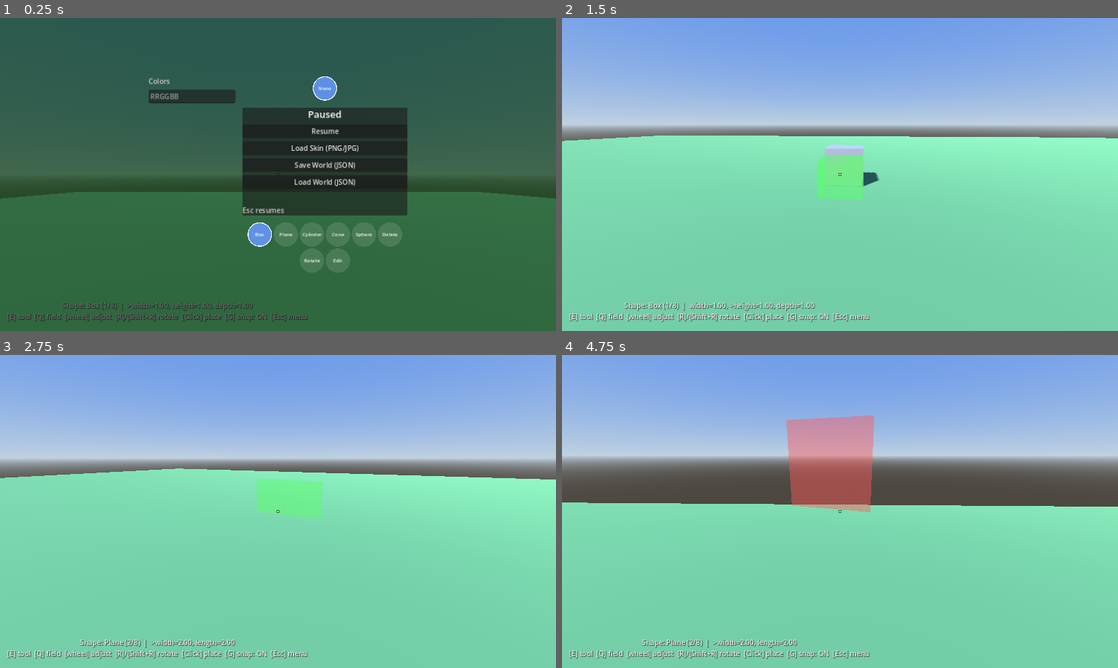
Above: before the commit, frames 1-4 (two rows, left to right).
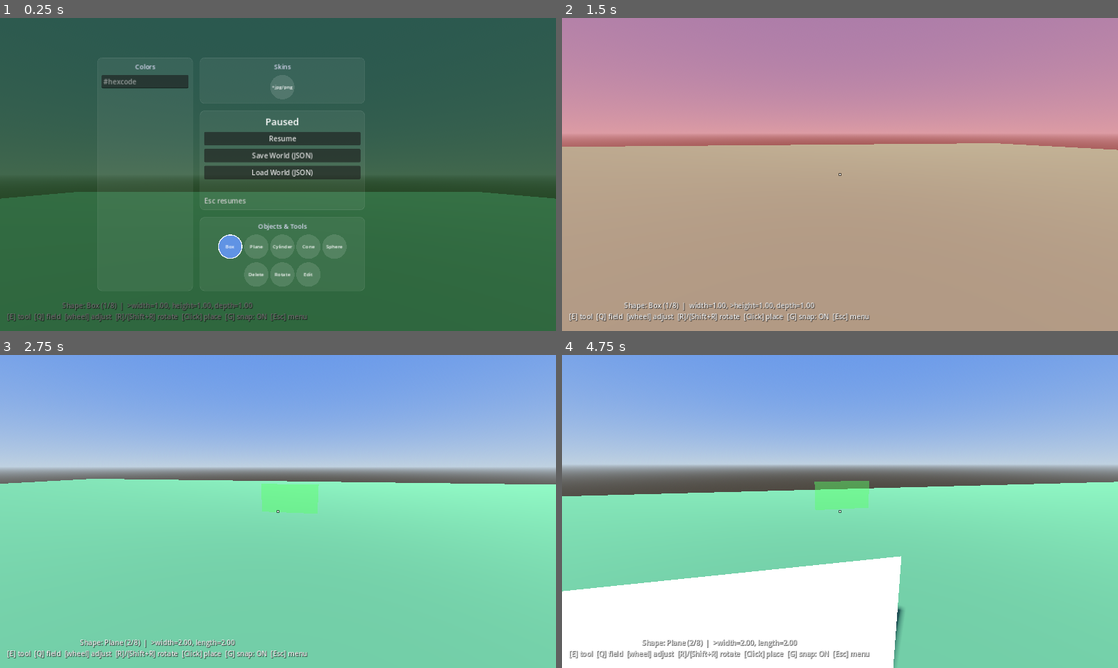
Above: after the commit, the same moments.

Repository: zenontherocks/worldmaker
Game: Godot game, scene res://scenes/Main.tscn
Same seed, same stepped clock (60 frames per second), same inputs: the game is played once before the commit and once after it.
Inputs (mouse positions are in pixels of both pictures, inside the frame that each line leads up to):
- Up to frame 1 (0.25 s): no input
- Up to frame 2 (1.5 s): click "Resume" at 0.5 s; move the mouse to (867, 174) at 1.27 s; hold W (move_forward) from 1.28 s (still down); hold Q (build_cycle_dimension) from 1.28 s (still down); click (867, 174) at 1.42 s
- Up to frame 3 (2.75 s): keep holding W (move_forward); tap Space (jump) at 1.52, 2.27 s; move the mouse to (250, 511) at 2.02 s; release Q (build_cycle_dimension) at 2.03 s; tap E (build_cycle_shape) at 2.1 s; click (250, 511) at 2.17 s
- Up to frame 4 (4.75 s): keep holding W (move_forward); move the mouse to (851, 505) at 2.77 s; hold Mouse wheel down (build_dimension_decrease) 2.78-3.53 s; click (851, 505) at 2.92 s; move the mouse to (834, 517) at 3.52 s; tap Mouse wheel up (build_dimension_increase) at 3.6 s; click (834, 517) at 3.67 s; tap Space (jump) at 3.77, 4.52 s; move the mouse to (878, 514) at 4.27 s; press the mouse at (878, 514) at 4.28 s

The runs differ from the first frame. In frame 1, 13% of the frame differs, in the area x 17-74%, y 12-88%; in frame 2, 99%, in the area x 0-100%, y 0-100%; in frame 3, 7.4%; in frame 4, 32%.

Commit message:
Redo pause menu as a symmetrical cross layout with labeled cards
The three areas (Skins row, central panel, one combined Tools row) had
no labels and no visual relationship to each other, and the Colors
column on the left had nothing balancing it. Restructured into a
deliberate cross: center (Resume/Save World/Load World), Skins above,
Objects & Tools below (split into two rows -- shapes, then Delete/
Rotate/Edit, previously one mixed row), Colors to the left, and an
empty spacer to the right reserved for later. Every section is wrapped
in a PanelContainer sharing one StyleBoxFlat (built once, not per
section) and one label style, so it reads as one uniform layout --
pure code, no image/font assets, so this costs nothing in download
size.

The Skins row's first circle ("None", cleared to unskinned) is now
"+jpg/png" and triggers the same import flow the standalone "Load
Skin" button used to -- that button is removed from the center panel
as redundant. There's no dedicated "clear to unskinned" affordance
left; picking a Color already overrides any texture skin, which covers
the practical case. The hex input's placeholder changed from "RRGGBB"
to "#hexcode".

Diff:
--- a/scripts/ui/PauseMenuUI.gd
+++ b/scripts/ui/PauseMenuUI.gd
@@ -10,15 +10,26 @@
 ## set_build_controller() since that one isn't global (it lives under the
 ## player's camera).
 ##
-## The central panel only holds Resume plus the three file actions -- Tools
-## and Skins are picked via two rows of CircleButtons stacked directly
-## below/above that panel (in the same centered column), and solid colors
-## via a Colors column to its left (hex input + a row of swatches for
-## colors already used). None of this can live on the always-on BuildHUD:
-## the mouse is pointer-locked (invisible, driving camera look) during live
+## Laid out as a symmetrical cross: the central panel (Resume + the two
+## remaining file actions) in the middle, a Skins card above it, an
+## Objects & Tools card below it (two separate rows -- shapes, then
+## Delete/Rotate/Edit), a Colors card to its left, and an empty spacer to
+## its right (matching the Colors card's width) reserved for something
+## later. Every card shares one StyleBoxFlat (_card_style) and every
+## section heading shares one label style (_make_section_label()) so the
+## whole thing reads as one uniform layout instead of loose floating rows
+## -- all built from code (no image/font assets), so this stays free in
+## download size. None of it can live on the always-on BuildHUD: the mouse
+## is pointer-locked (invisible, driving camera look) during live
 ## gameplay and only becomes a visible, clickable cursor once _open() below
 ## switches to MOUSE_MODE_VISIBLE, so anything clickable has to be part of
 ## this paused overlay.
+##
+## The Skins card's first circle ("+jpg/png") triggers the same import
+## flow the center panel's file actions use -- there's deliberately no
+## separate "Load Skin" button anymore, and no dedicated "clear to
+## unskinned" circle either (picking a Color already overrides any texture
+## skin, which covers the practical case).
 ##
 ## A solid color is not a separate concept from a texture skin -- it fills
 ## the exact same active_skin_key slot on BuildModeController (as its own
@@ -41,7 +52,14 @@
 var _content: PanelContainer
 var _build_controller: BuildModeController = null
 
-var _tools_row: HFlowContainer
+## Shared by every card (Skins/Objects & Tools/Colors/the central panel)
+## so they read as one uniform layout -- built once in _ready(), not per
+## card, since a StyleBoxFlat is just rendering parameters and Godot
+## allows the same Resource to back multiple theme overrides safely.
+var _card_style: StyleBoxFlat
+
+var _objects_row: HFlowContainer  ## the five shapes
+var _tools_row: HFlowContainer  ## Delete/Rotate/Edit only
 var _tool_buttons: Array = []  ## [{"circle": CircleButton, "slot_index": int}]
 
 var _skins_row: HFlowContainer
@@ -75,6 +93,8 @@
 	process_mode = Node.PROCESS_MODE_ALWAYS
 	layer = 10
 	visible = false
+
+	_card_style = _make_card_style()
 
 	var backdrop := ColorRect.new()
 	backdrop.color = Color(0, 0, 0, 0.55)
@@ -93,31 +113,38 @@
 	centering.mouse_filter = Control.MOUSE_FILTER_IGNORE
 	backdrop.add_child(centering)
 
-	# CenterContainer only centers a single child, so everything else lives
-	# inside this HBoxContainer: the Colors column on the left, and the
-	# existing Skins/panel/Tools column on the right.
+	# CenterContainer only centers a single child, so the whole cross
+	# layout lives inside this HBoxContainer: Colors card (left), the
+	# Skins/panel/Objects&Tools column (center), an empty spacer (right,
+	# same width as the Colors card) reserved for something later.
 	var outer_hbox := HBoxContainer.new()
 	outer_hbox.add_theme_constant_override("separation", 16)
 	centering.add_child(outer_hbox)
 
 	outer_hbox.add_child(_make_colors_column())
 
-	# Skins row, the panel, and Tools row stack as one column -- this also
-	# solves the flow rows' wrapping: a FlowContainer only wraps into
-	# multiple lines when its parent actually assigns it a width to wrap
-	# within, and VBoxContainer (unlike CenterContainer) stretches children
-	# to its own width by default -- so each row ends up exactly as wide as
-	# the panel and wraps into "a row or two" as more circles get added,
-	# instead of every circle stacking into its own single-item line.
+	# Skins card, the central panel, and the Objects & Tools card stack as
+	# one column -- this also solves the flow rows' wrapping: a
+	# FlowContainer only wraps into multiple lines when its parent
+	# actually assigns it a width to wrap within, and VBoxContainer
+	# (unlike CenterContainer) stretches children to its own width by
+	# default -- so each row ends up exactly as wide as the panel and
+	# wraps into "a row or two" as more circles get added, instead of
+	# every circle stacking into its own single-item line.
 	var outer_vbox := VBoxContainer.new()
 	outer_vbox.add_theme_constant_override("separation", 16)
 	outer_hbox.add_child(outer_vbox)
 
+	var skins_section := VBoxContainer.new()
+	skins_section.add_theme_constant_override("separation", 8)
+	skins_section.add_child(_make_section_label("Skins"))
 	_skins_row = _make_circle_row()
-	outer_vbox.add_child(_skins_row)
+	skins_section.add_child(_skins_row)
+	outer_vbox.add_child(_make_section_card(skins_section))
 
 	_content = PanelContainer.new()
 	_content.custom_minimum_size = Vector2(380, 0)
+	_content.add_theme_stylebox_override("panel", _card_style)
 	outer_vbox.add_child(_content)
 
 	var vbox := VBoxContainer.new()
@@ -136,12 +163,6 @@
 	resume_button.pressed.connect(_close)
 	vbox.add_child(resume_button)
 
-	var import_skin_button := Button.new()
-	import_skin_button.text = "Load Skin (PNG/JPG)"
-	import_skin_button.focus_mode = Control.FOCUS_NONE
-	import_skin_button.pressed.connect(_on_import_skin_pressed)
-	vbox.add_child(import_skin_button)
-
 	var export_button := Button.new()
 	export_button.text = "Save World (JSON)"
 	export_button.focus_mode = Control.FOCUS_NONE
@@ -165,9 +186,23 @@
 	hint.add_theme_color_override("font_color", Color(0.8, 0.8, 0.8))
 	vbox.add_child(hint)
 
+	var objects_tools_section := VBoxContainer.new()
+	objects_tools_section.add_theme_constant_override("separation", 8)
+	objects_tools_section.add_child(_make_section_label("Objects & Tools"))
+	_objects_row = _make_circle_row()
+	objects_tools_section.add_child(_objects_row)
 	_tools_row = _make_circle_row()
-	outer_vbox.add_child(_tools_row)
-	_build_tools_row()
+	objects_tools_section.add_child(_tools_row)
+	outer_vbox.add_child(_make_section_card(objects_tools_section))
+	_build_objects_and_tools()
+
+	# Empty spacer, same width as the Colors card, so the cross layout
+	# stays visually balanced -- nothing lives here yet, reserved for a
+	# future right-side section.
+	var right_spacer := Control.new()
+	right_spacer.custom_minimum_size = Vector2(200, 0)
+	right_spacer.mouse_filter = Control.MOUSE_FILTER_IGNORE
+	outer_hbox.add_child(right_spacer)
 
 	_skin_dialog = _make_file_dialog(
 		FileDialog.FILE_MODE_OPEN_FILE,
@@ -201,8 +236,8 @@
 
 
 ## A wrapping row of CircleButtons, centered on each line it wraps to --
-## used for the Skins row (above the panel), Tools row (below it), and the
-## Colors column's own row of swatches.
+## used for the Skins row, the Objects row, the Tools row, and the Colors
+## card's own row of swatches.
 func _make_circle_row() -> HFlowContainer:
 	var row := HFlowContainer.new()
 	row.alignment = FlowContainer.ALIGNMENT_CENTER
@@ -210,55 +245,88 @@
 	return row
 
 
-## The left-side column: a muted heading, a hex text input, and a wrapping
-## row of solid-color swatches for colors already used. Narrower than the
-## panel (custom_minimum_size below) so it reads as its own column rather
-## than a second full-width row -- still wide enough for a few swatches per
-## line before wrapping, same "give the row a real width" fix the Skins/
-## Tools rows rely on (this VBoxContainer stretches _colors_row to its own
-## width, same as outer_vbox does for those).
-func _make_colors_column() -> VBoxContainer:
+## One shared translucent-rounded-rect style for every card in this menu
+## (Skins/Objects & Tools/Colors/the central panel) so they read as one
+## uniform layout -- pure code, no image asset, so this costs nothing in
+## download size.
+func _make_card_style() -> StyleBoxFlat:
+	var style := StyleBoxFlat.new()
+	style.bg_color = Color(1, 1, 1, 0.06)
+	style.border_color = Color(1, 1, 1, 0.12)
+	style.set_border_width_all(1)
+	style.set_corner_radius_all(10)
+	style.set_content_margin_all(10)
+	return style
+
+
+## Consistent section heading style (Skins/Objects & Tools/Colors) --
+## bumped size and a brighter tone than the muted hint text below the
+## central panel, so headings read as headers rather than fine print.
+func _make_section_label(text: String) -> Label:
+	var label := Label.new()
+	label.text = text
+	label.horizontal_alignment = HORIZONTAL_ALIGNMENT_CENTER
+	label.add_theme_font_size_override("font_size", 15)
+	label.add_theme_color_override("font_color", Color(0.85, 0.85, 0.95))
+	return label
+
+
+func _make_section_card(content: Control) -> PanelContainer:
+	var panel := PanelContainer.new()
+	panel.add_theme_stylebox_override("panel", _card_style)
+	panel.add_child(content)
+	return panel
+
+
+## The left-side card: a heading, a hex text input, and a wrapping row of
+## solid-color swatches for colors already used. Narrower than the panel
+## (custom_minimum_size below) so it reads as its own column rather than a
+## second full-width row -- still wide enough for a few swatches per line
+## before wrapping, same "give the row a real width" fix the Skins/
+## Objects/Tools rows rely on (this VBoxContainer stretches _colors_row to
+## its own width, same as outer_vbox does for those).
+func _make_colors_column() -> PanelContainer:
 	var column := VBoxContainer.new()
 	column.custom_minimum_size = Vector2(200, 0)
 	column.add_theme_constant_override("separation", 8)
 
-	var label := Label.new()
-	label.text = "Colors"
-	label.add_theme_color_override("font_color", Color(0.8, 0.8, 0.8))
-	column.add_child(label)
+	column.add_child(_make_section_label("Colors"))
 
 	_hex_input = LineEdit.new()
-	_hex_input.placeholder_text = "RRGGBB"
+	_hex_input.placeholder_text = "#hexcode"
 	_hex_input.text_submitted.connect(_on_hex_color_submitted)
 	column.add_child(_hex_input)
 
 	_colors_row = _make_circle_row()
 	column.add_child(_colors_row)
 
-	return column
-
-
-## Built once (the set of tools never changes); _refresh_tools_row() then
-## just toggles which circle is selected to show the current tool.
-## Slot order mirrors BuildModeController's own _slots construction --
-## the five shapes in ShapeDefinitions.ORDER, then Delete, Rotate, Edit.
-func _build_tools_row() -> void:
+	return _make_section_card(column)
+
+
+## Built once (the set never changes); _refresh_tools_row() then just
+## toggles which circle is selected to show the current tool. Slot order
+## mirrors BuildModeController's own _slots construction -- the five
+## shapes in ShapeDefinitions.ORDER (into _objects_row), then Delete,
+## Rotate, Edit (into _tools_row) -- split into two rows so shapes and
+## tools read as visually distinct, even though they still share one
+## slot-index space and one _tool_buttons list under the hood.
+func _build_objects_and_tools() -> void:
 	var index := 0
 	for shape_id in ShapeDefinitions.ORDER:
-		_add_tool_circle(ShapeDefinitions.shape_name(shape_id), index)
+		_add_tool_circle(_objects_row, ShapeDefinitions.shape_name(shape_id), index)
 		index += 1
-	_add_tool_circle("Delete", index)
+	_add_tool_circle(_tools_row, "Delete", index)
 	index += 1
-	_add_tool_circle("Rotate", index)
+	_add_tool_circle(_tools_row, "Rotate", index)
 	index += 1
-	_add_tool_circle("Edit", index)
-
-
-func _add_tool_circle(label: String, slot_index: int) -> void:
+	_add_tool_circle(_tools_row, "Edit", index)
+
+
+func _add_tool_circle(row: HFlowContainer, label: String, slot_index: int) -> void:
 	var circle := CircleButton.new()
 	circle.label_text = label
 	circle.pressed.connect(_on_tool_button_pressed.bind(slot_index))
-	_tools_row.add_child(circle)
+	row.add_child(circle)
 	_tool_buttons.append({"circle": circle, "slot_index": slot_index})
 
 
@@ -299,11 +367,12 @@
 	if _build_controller == null:
 		return
 
-	var none_circle := CircleButton.new()
-	none_circle.label_text = "None"
-	none_circle.selected = _build_controller.active_skin_key == ""
-	none_circle.pressed.connect(_on_skin_button_pressed.bind(""))
-	_skins_row.add_child(none_circle)
+	# An action, not a persisted selection -- never shown selected, unlike
+	# every other circle in this row.
+	var import_circle := CircleButton.new()
+	import_circle.label_text = "+jpg/png"
+	import_circle.pressed.connect(_on_import_skin_pressed)
+	_skins_row.add_child(import_circle)
 
 	for skin_key in SkinManager.skin_keys():
 		var circle := CircleButton.new()
@@ -326,9 +395,7 @@
 ## Same rebuild-from-scratch approach as _refresh_skins_row(), and for the
 ## same reason: this only runs on open/select, never per-frame.
 ## SkinManager.used_colors() already reflects every color entered this
-## session or pulled in from a loaded world file. No "None" entry here --
-## the Skins row's own None circle already clears to unskinned regardless
-## of whether a texture or a color was previously active.
+## session or pulled in from a loaded world file.
 func _refresh_colors_row() -> void:
 	for child in _colors_row.get_children():
 		child.queue_free()
Not shown, changed: README.md
